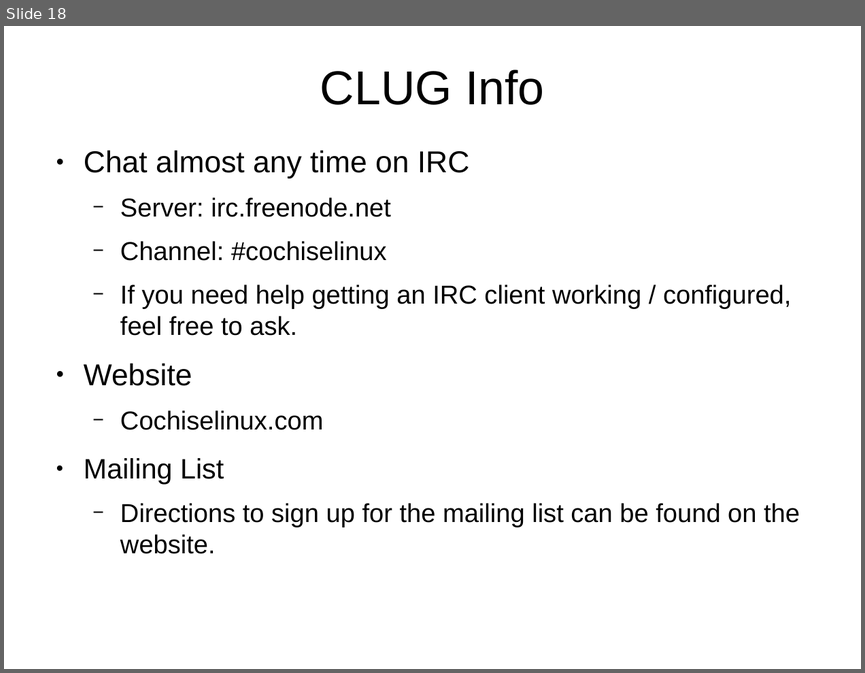
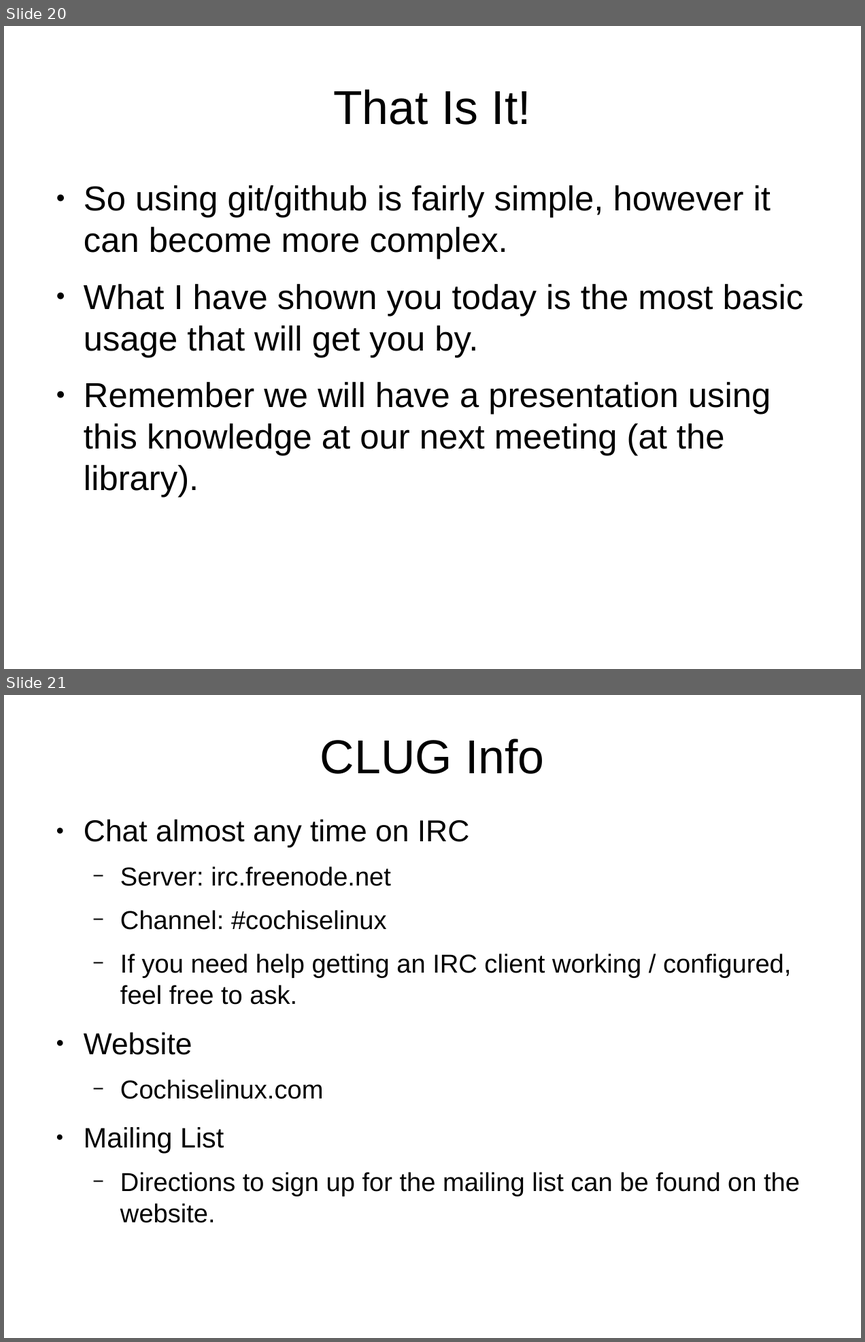
Before and after one commit to CochiseLinuxUsersGroup/Presentations, a slide deck: Git_Primer/Git_Primer.odp. Shown one above the other, each under a label of ours: slide 18 before the commit, slides 20 and 21 after it. The pictures are 865x673 and 865x1342 pixels, drawn with LibreOffice and Linux fonts; fonts in the diff are those of the drawing. Boxes give left, top, right and bottom in pixels: in the first picture for what was removed or moved away, otherwise in the second. Text is boxed around its words. In the diff, an @@ line names an element or a change of style, - is before the commit and + after.

```diff
--- a/Git_Primer/Git_Primer.odp
+++ b/Git_Primer/Git_Primer.odp
@@ slide 20 added at [4,26,861,669], background #FFFFFF @@
@@ title added at [333,89,531,125], 44 pt, text #000000 @@
+That Is It!
@@ text added at [84,185,804,497], 32 pt, text #000000 @@
+● So using git/github is fairly simple, however it can become more complex.
+● What I have shown you today is the most basic usage that will get you by.
+● Remember we will have a presentation using this knowledge at our next meeting (at the library).
@@ what was slide 18 is now slide 21 @@
```
Also in this commit, not shown: 2 slides changed, 4 other slides added, 1 slide removed.
